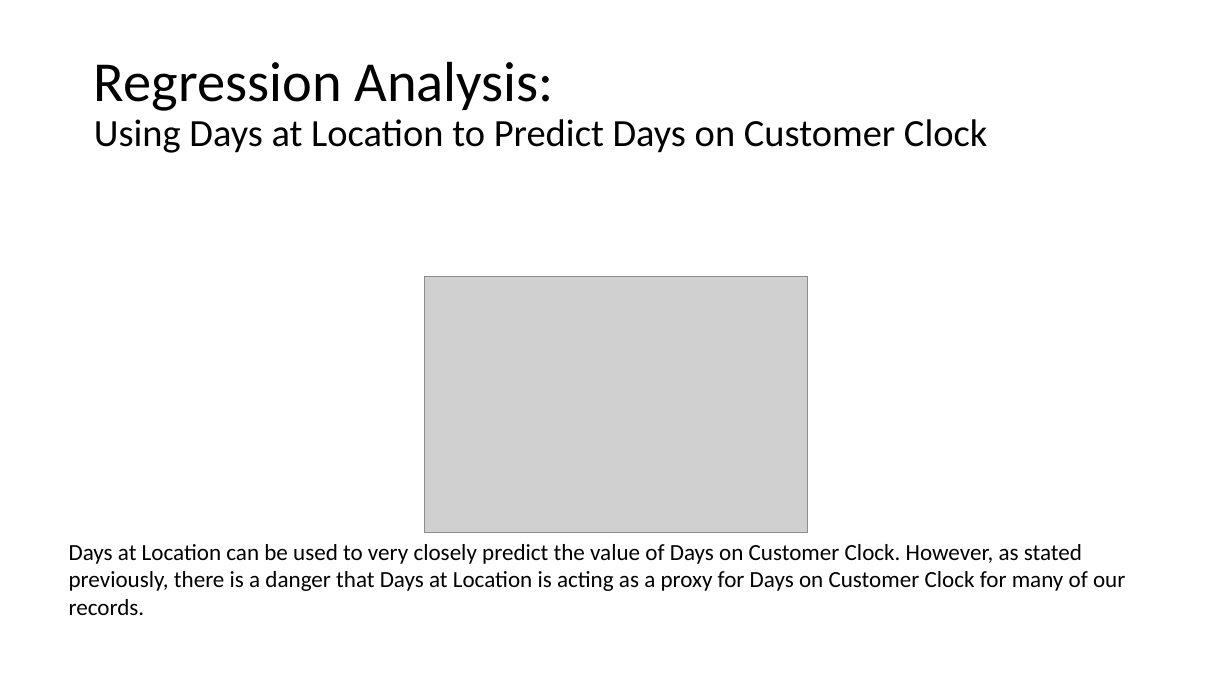
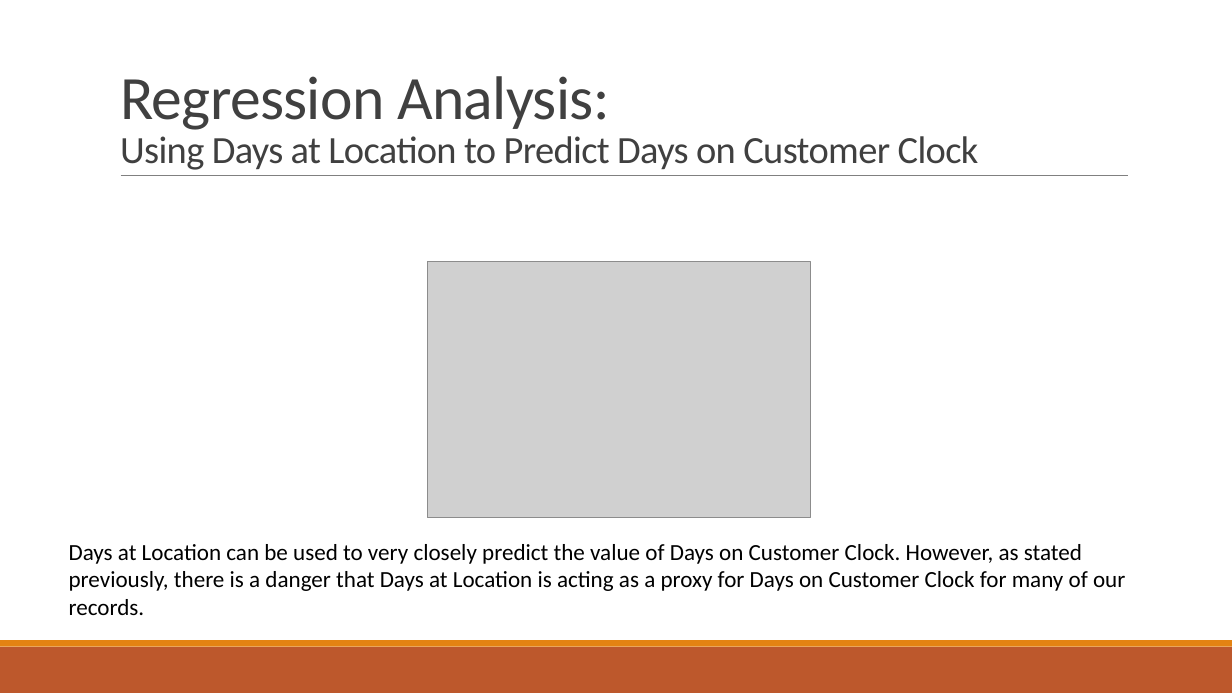
Before and after one commit to ihit140d/Robert_Bresley_Final_Project, a slide deck: slide 20 of Robert_Bresley_final_project.pptx. Drawn at 1232x693 pixels with LibreOffice and Linux fonts; fonts in the diff are those of the drawing; grey boxes stand for pictures. Boxes give left, top, right and bottom in pixels: in the first picture for what was removed or moved away, otherwise in the second. Text is boxed around its words. In the diff, an @@ line names an element or a change of style, - is before the commit and + after.

Commit message:
Make updates to formatting

```diff
--- a/Robert_Bresley_final_project.pptx
+++ b/Robert_Bresley_final_project.pptx
@@ title "Regression Analysis: Using Days at ...": place and size @@
-title "Regression Analysis: Using Days at ..." at (94,61,987,153)
+title "Regression Analysis: Using Days at ..." at (120,76,979,170)
@@ title "Regression Analysis: Using Days at ..." at (120,76,979,170): size 44 to 48 pt in "Regression Analysis:"; text colour #000000 to #404040, letter spacing 0 to -0.5 pt; line spacing 0.9 to 0.85; vertical alignment middle to bottom @@
@@ line added from (121, 176) to (1128, 176), #808080 0.5 pt @@
@@ picture: place and size @@
-picture at (424,276,808,532)
+picture at (428,262,811,518)
@@ rectangle added at (0,647,1232,693), fill #BD582C @@
@@ rectangle added at (0,640,1232,647), fill #E48312 @@
```
Also in this commit, not shown: 19 other slides changed.
